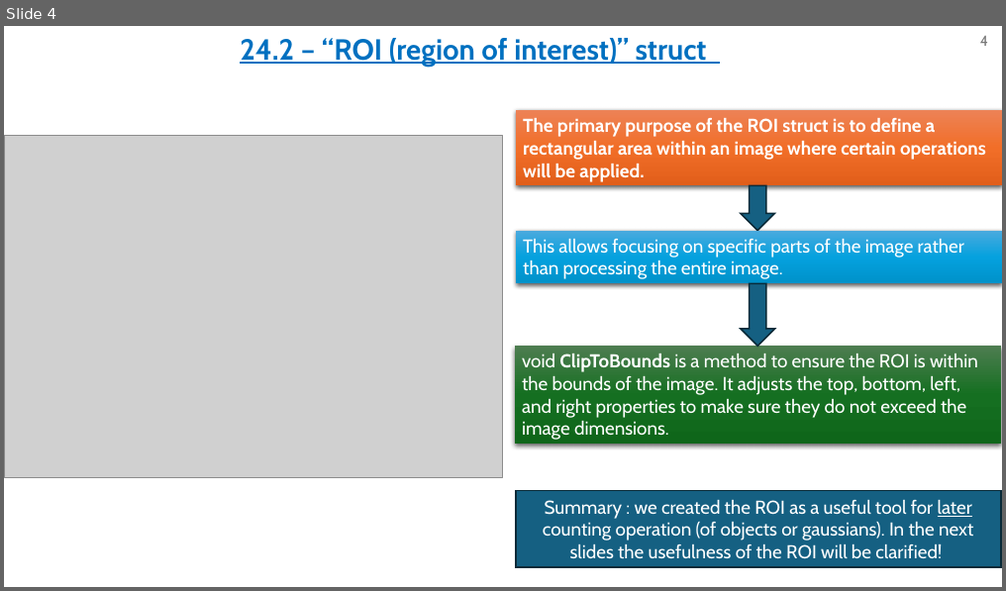
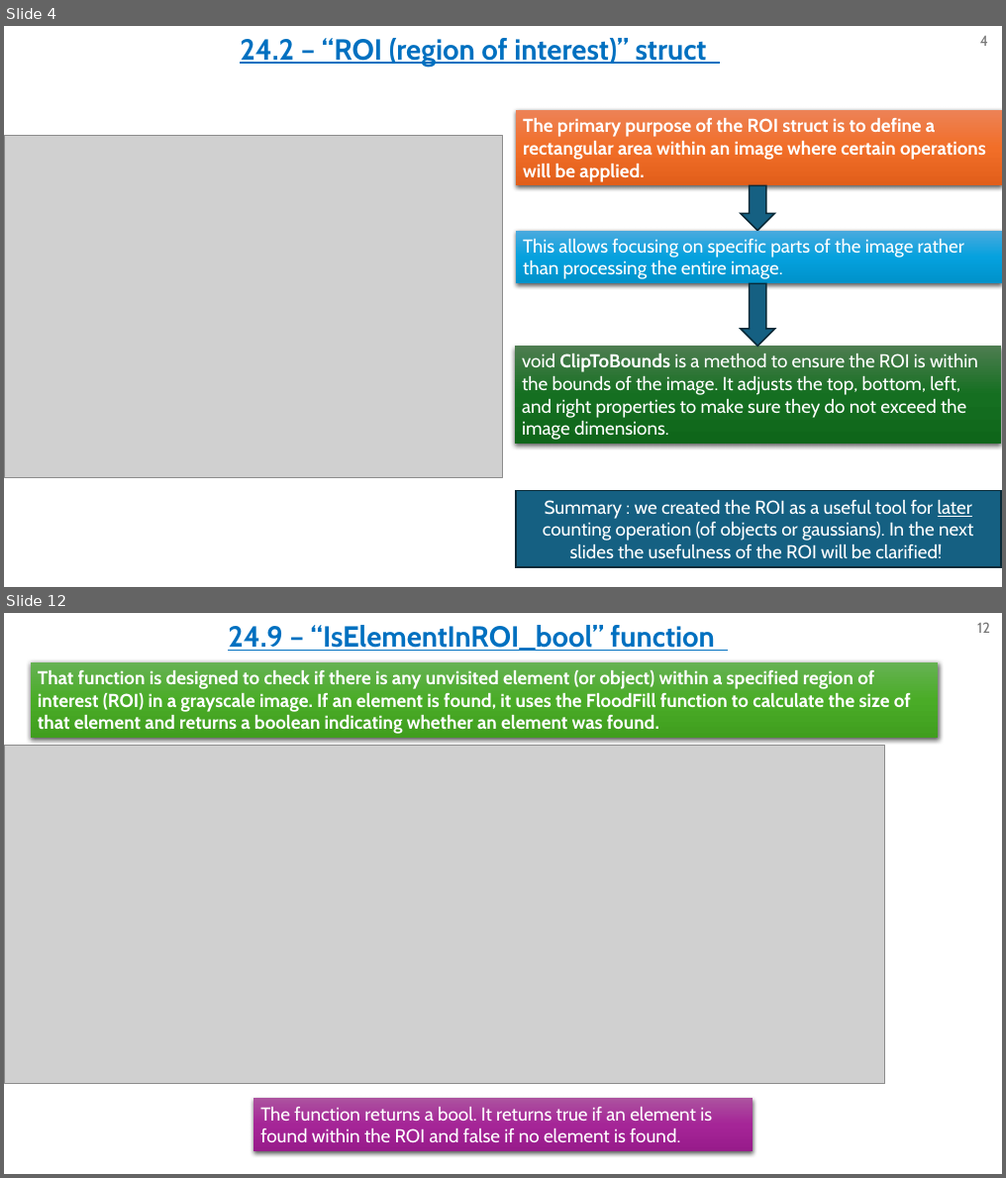
Before and after one commit to omripony/image-processing, a slide deck: labs/lab24- for barak's check/version 2/1950-2210-7939-ImPr24-2.pptx. Shown one above the other, each under a label of ours: slide 4 before the commit, slides 4 and 12 after it; the slides between them are not shown. The pictures are 1006x591 and 1006x1178 pixels, drawn with LibreOffice and Linux fonts; fonts in the diff are those of the drawing; grey boxes stand for pictures. Boxes give left, top, right and bottom in pixels: in the first picture for what was removed or moved away, otherwise in the second. Text is boxed around its words. In the diff, an @@ line names an element or a change of style, - is before the commit and + after.

```diff
--- a/labs/lab24- for barak's check/version 2/1950-2210-7939-ImPr24-2.pptx
+++ b/labs/lab24- for barak's check/version 2/1950-2210-7939-ImPr24-2.pptx
@@ slide 12 added at [4, 613, 1002, 1174], background #FFFFFF @@
@@ text added at [228, 625, 714, 651], 28 pt, text #0070C0, bold, underline @@
+24.9 – “IsElementInROI_bool” function
@@ page number added at [977, 622, 990, 633], 14 pt, text #797979 @@
+12
@@ rectangle added at [30, 663, 939, 738], fill gradient #66B354 to #4BAD28 to #409F1E, 18 pt, text #FFFFFF, bold @@
+That function is designed to check if there is any unvisited element (or object) within a specified region of interest (ROI) in a grayscale image. If an element is found, it uses the FloodFill function to calculate the size of that element and returns a boolean indicating whether an element was found.
@@ picture added at [4, 746, 885, 1084] @@
@@ rectangle added at [253, 1099, 752, 1152], fill gradient #AC53A0 to #A62598 to #991C8B, 18 pt, text #FFFFFF @@
+The function returns a bool. It returns true if an element is found within the ROI and false if no element is found.
```
Also in this commit, not shown: 13 slides changed, 10 other slides added, 28 other files.
